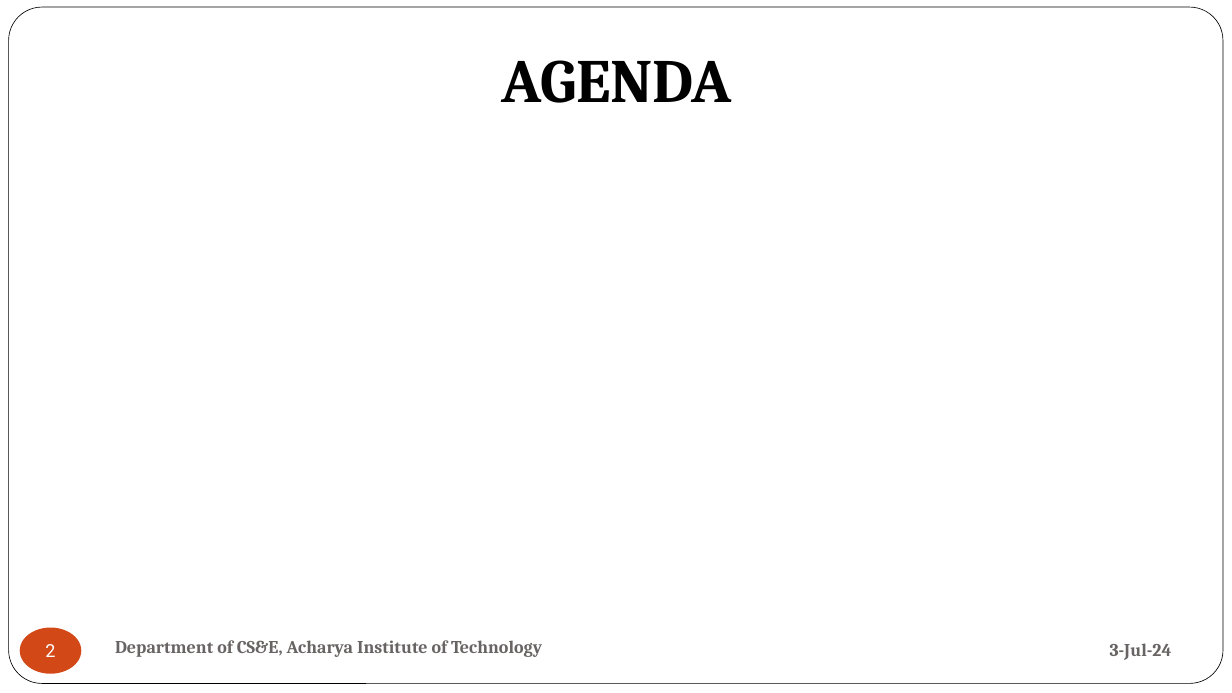
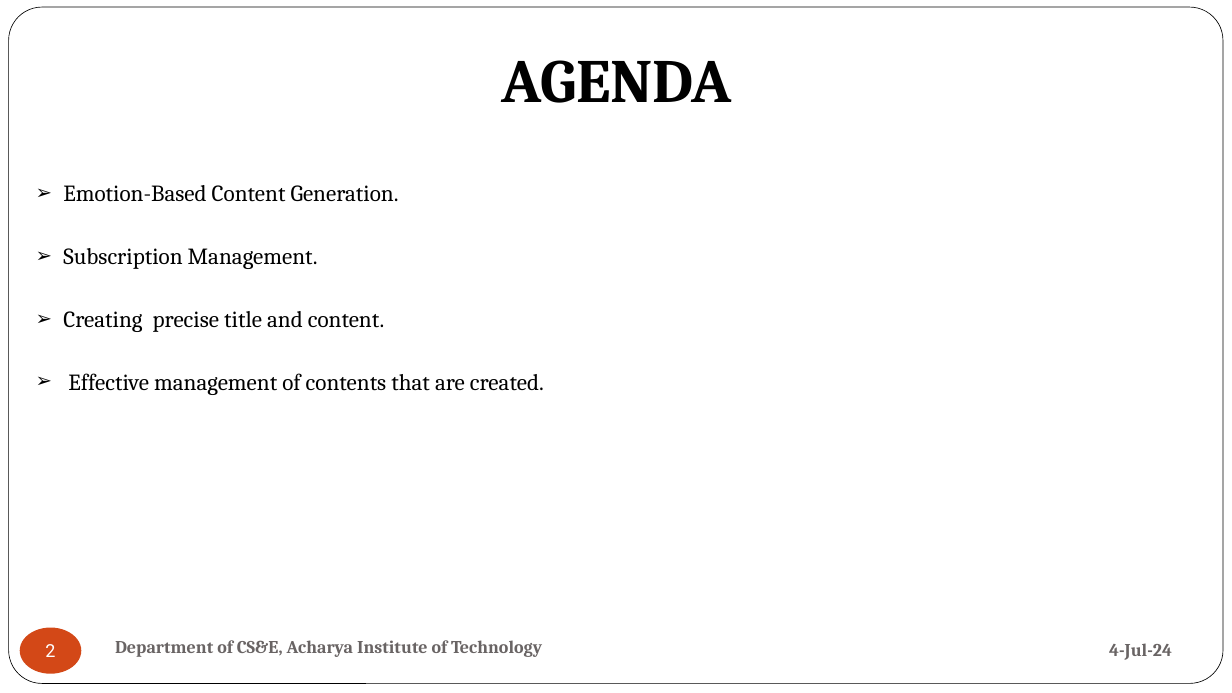
Before and after one commit to Anish202020/6th-Semester, a slide deck: slide 2 of Report and PPT/Major Mini Project/Miniproject.pptx. Drawn at 1232x693 pixels with LibreOffice and Linux fonts; fonts in the diff are those of the drawing. Boxes give left, top, right and bottom in pixels: in the first picture for what was removed or moved away, otherwise in the second. Text is boxed around its words. In the diff, an @@ line names an element or a change of style, - is before the commit and + after.

```diff
--- a/Report and PPT/Major Mini Project/Miniproject.pptx
+++ b/Report and PPT/Major Mini Project/Miniproject.pptx
@@ text added at [63,185,544,395], 18 pt, text #000000 @@
+➢ Emotion-Based Content Generation.
+➢ Subscription Management.
+➢ Creating precise title and content.
+➢ Effective management of contents that are created.
@@ text at [1109,643,1172,660]: text changed @@
-3-Jul-24
+4-Jul-24
```
Also in this commit, not shown: 8 other slides changed, 1 slide added, 9 slides removed, 11 other files.
